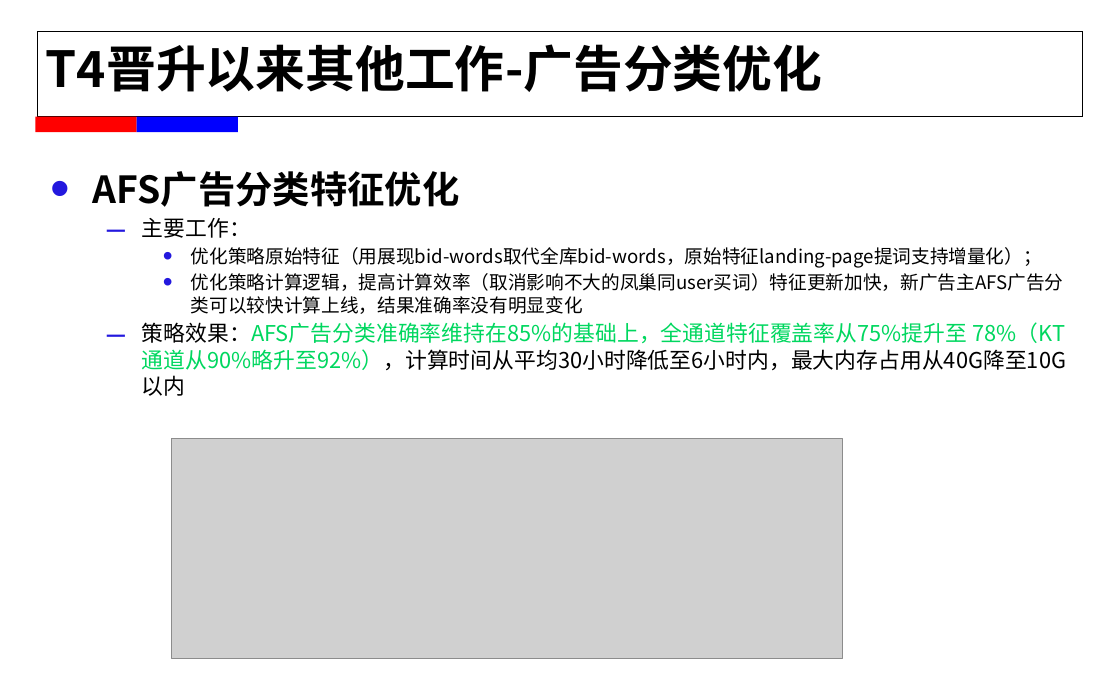
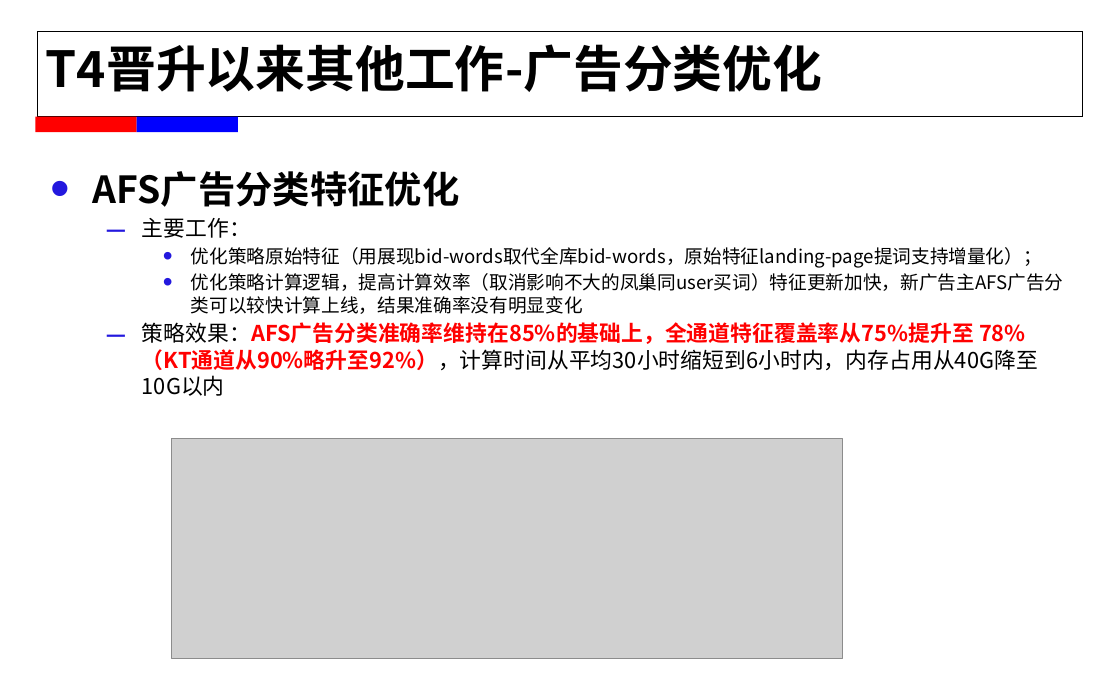
Before and after one commit to alexxyjiang/baidu-tech-report, a slide deck: slide 10 of For T5/蒋学渊_2015年春工作述职.pptx (slide 11 before the commit). Drawn at 1120x700 pixels with LibreOffice and Linux fonts; fonts in the diff are those of the drawing; grey boxes stand for pictures; background and template pictures are left out. Boxes give left, top, right and bottom in pixels: in the first picture for what was removed or moved away, otherwise in the second. Text is boxed around its words. In the diff, an @@ line names an element or a change of style, - is before the commit and + after.

```diff
--- a/For T5/蒋学渊_2015年春工作述职.pptx
+++ b/For T5/蒋学渊_2015年春工作述职.pptx
@@ text at (142, 322, 1038, 370): text changed; text colour #00D75F to #FF0000; bold on @@
-  – 策略效果：AFS广告分类准确率维持在85%的基础上，全通道特征覆盖率从75%提升至 78%（KT通道从90%略升至92%），计算时间从平均30小时降低至6小时内，最大内存占用从40G降至10G以内
+  – 策略效果：AFS广告分类准确率维持在85%的基础上，全通道特征覆盖率从75%提升至 78%（KT通道从90%略升至92%），计算时间从平均30小时缩短到6小时内，内存占用从40G降至10G以内
```
Also in this commit, not shown: 7 other slides changed, 2 slides added, 3 slides removed, 2 other files.
